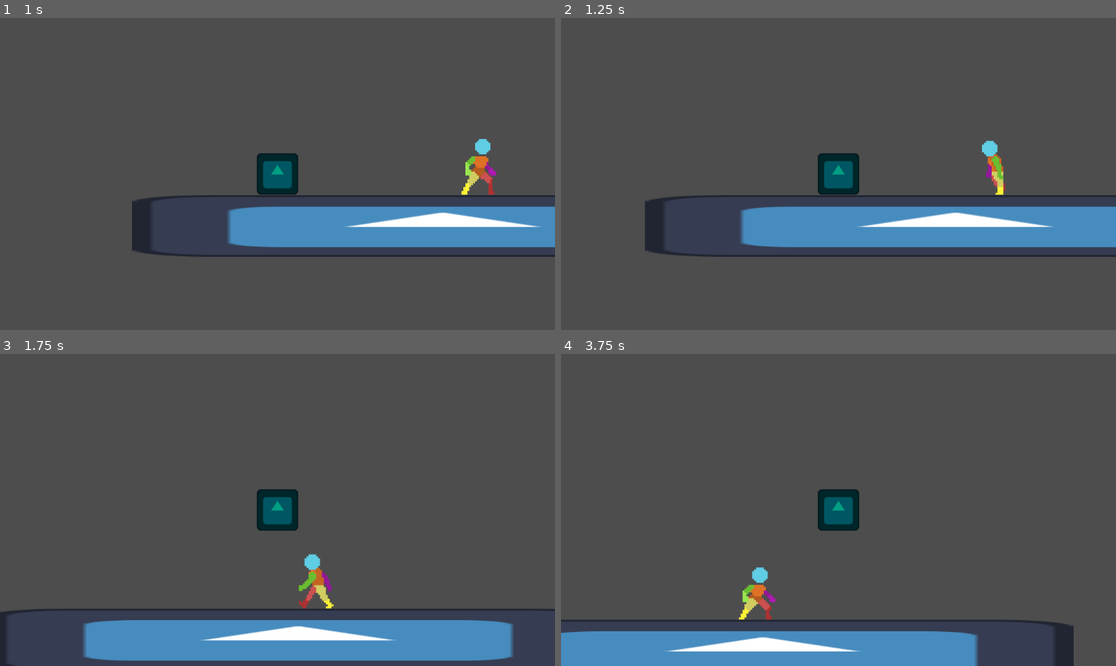
Above: before the commit, frames 1-4 (two rows, left to right).
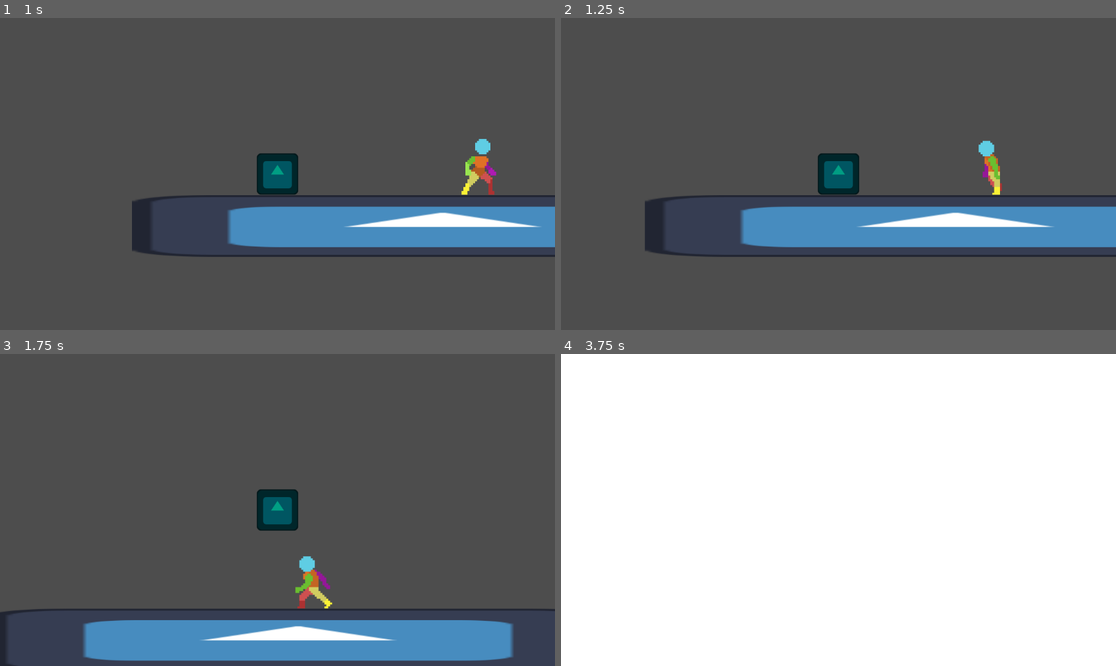
Above: after the commit, the same moments.

Repository: Loafexxx/StashGames-AssasinsAfterlife
Game: Godot game, scene res://Start.tscn
Two runs of this game, one before a commit and one after it. Both use one fixed random seed, a clock stepped at 60 frames per second and the inputs below. The engine's default icon, where the game draws it, is replaced by a stand-in: a white triangle on a blue panel in a dark square.
Inputs (mouse positions are in pixels of both pictures, inside the frame that each line leads up to):
- Up to frame 1 (1 s): tap Enter at 0.5 s; move the mouse to (399, 158) at 0.52 s; hold Right (Right) from 0.53 s (still down); hold Up (Up) from 0.53 s (still down); click (399, 158) at 0.6 s
- Up to frame 2 (1.25 s): keep holding Right (Right); keep holding Up (Up)
- Up to frame 3 (1.75 s): keep holding Right (Right); move the mouse to (166, 525) at 1.27 s; release Up (Up) at 1.28 s; tap Up (Up) at 1.35, 1.52 s; click (166, 525) at 1.55 s
- Up to frame 4 (3.75 s): tap Up (Up) at 1.82, 3.02, 3.32 s; move the mouse to (894, 441) at 2.02 s; release Right (Right) at 2.03 s; hold Left (Left) 2.03-2.78 s; hold Up (Up) 2.03-2.78 s; click (894, 441) at 2.1 s; move the mouse to (810, 572) at 2.77 s; hold Right (Right) from 2.78 s (still down); click (810, 572) at 2.85 s; move the mouse to (1005, 556) at 3.52 s; hold Up (Up) from 3.53 s (still down)

Frame 1 is identical in both runs. In frame 2, 0.4% of the frame differs, in the area x 75-81%, y 39-57%; in frame 3, 0.5%; in frame 4, 99%, in the area x 0-100%, y 0-100%.

Commit message:
iuhygugfy

Diff:
--- /dev/null
+++ b/Arena.tscn
@@ -0,0 +1,40 @@
+[gd_scene load_steps=5 format=3 uid="uid://4vgvx6uhud43"]
+
+[ext_resource type="Texture2D" uid="uid://b50n4eo6anxak" path="res://White.png" id="1_bcb0y"]
+[ext_resource type="Texture2D" uid="uid://bwippo2hflvvs" path="res://icon.svg" id="2_u45fm"]
+[ext_resource type="Script" uid="uid://csi2ftawq1jpw" path="res://ArenaPlayerPovement.gd" id="2_vbyki"]
+
+[sub_resource type="RectangleShape2D" id="RectangleShape2D_vbyki"]
+size = Vector2(151.88907, 210.37119)
+
+[node name="Node2D" type="Node2D"]
+
+[node name="White" type="Sprite2D" parent="."]
+position = Vector2(576, 325.5)
+scale = Vector2(1208, 695)
+texture = ExtResource("1_bcb0y")
+
+[node name="Player" type="Node2D" parent="."]
+position = Vector2(563, 334)
+scale = Vector2(0.75100386, 0.75)
+script = ExtResource("2_vbyki")
+metadata/MovementSpeed = 500.0
+
+[node name="Sprite" type="Sprite2D" parent="Player"]
+texture = ExtResource("2_u45fm")
+
+[node name="Hitbox" type="Area2D" parent="Player" groups=["Sword"]]
+scale = Vector2(1.3315511, 1.3333333)
+
+[node name="CollisionShape2D" type="CollisionShape2D" parent="Player/Hitbox"]
+position = Vector2(166.5, 0)
+scale = Vector2(1.6788566, -1.0417895)
+shape = SubResource("RectangleShape2D_vbyki")
+
+[node name="Shape" type="Sprite2D" parent="Player/Hitbox"]
+modulate = Color(0.91448474, 0, 0.5353122, 1)
+position = Vector2(155, 1.9073486e-06)
+scale = Vector2(130.22714, 101.37339)
+texture = ExtResource("1_bcb0y")
+
+[node name="Enemy" type="Node2D" parent="."]
--- /dev/null
+++ b/ArenaPlayerPovement.gd
@@ -0,0 +1,53 @@
+extends Node2D
+
+@onready var player = $"."
+@onready var SwordHitbox = $Hitbox
+
+var waiting = 0
+var clock = false;
+var direction = 1;
+
+func _ready() -> void:
+	pass
+
+# Called every frame. 'delta' is the elapsed time since the previous frame.
+func _process(delta: float) -> void:
+	if clock:
+		waiting += 1 * delta
+
+	if Input.is_action_pressed("Down"):
+		position.y += get_meta("MovementSpeed") * delta
+		direction = 2
+
+	if Input.is_action_pressed("Up"):
+		position.y -= get_meta("MovementSpeed") * delta
+		direction = 4
+
+	if Input.is_action_pressed("Left"):
+		position.x -= get_meta("MovementSpeed") * delta
+		direction = 3
+
+	if Input.is_action_pressed("Right"):
+		position.x += get_meta("MovementSpeed") * delta
+		direction = 1
+
+
+	if Input.is_action_just_pressed("Attack"):
+		clock = true
+		SwordHitbox.position.x = 0
+		if direction == 1:
+			player.global_rotation_degrees = 0
+		else:
+			if direction == 2:
+				player.global_rotation_degrees = 90
+			else:
+				if direction == 3:
+					player.global_rotation_degrees = 180
+				else:
+					if direction == 4:
+						player.global_rotation_degrees = 270
+
+	if waiting > 0.25:
+		SwordHitbox.position.x = 200000
+		waiting = 0
+		clock = false
--- a/EnemyTPToArena.gd
+++ b/EnemyTPToArena.gd
@@ -14,4 +14,4 @@
 
 func _on_hurtbox_body_entered(body: Node2D) -> void:
 	if body.is_in_group("Player"):
-		print("TELEPORT")
+		get_tree().change_scene_to_file("res://Arena.tscn")
--- a/Start.tscn
+++ b/Start.tscn
@@ -118,7 +118,7 @@
 }]
 
 [sub_resource type="RectangleShape2D" id="RectangleShape2D_mgjkx"]
-size = Vector2(181, 159)
+size = Vector2(131.5, 132.5)
 
 [node name="Node2D" type="Node2D"]
 
@@ -193,7 +193,7 @@
 metadata/MoveX = true
 
 [node name="CollisionShape2D" type="CollisionShape2D" parent="Enemys/Boss-Empty/RigidBody2D/Range"]
-position = Vector2(0, -162)
+position = Vector2(-34, -53)
 shape = SubResource("RectangleShape2D_xhal0")
 
 [node name="AnimatedSprite2D" type="AnimatedSprite2D" parent="Enemys/Boss-Empty/RigidBody2D"]
@@ -208,7 +208,7 @@
 metadata/MoveX = true
 
 [node name="CollisionShape2D" type="CollisionShape2D" parent="Enemys/Boss-Empty/RigidBody2D/Hurtbox"]
-position = Vector2(-1.5, -14.5)
+position = Vector2(0.25, 0.75)
 shape = SubResource("RectangleShape2D_mgjkx")
 
 [connection signal="body_entered" from="Player/CharacterBody2D/Hitbox" to="Player/CharacterBody2D" method="_on_hitbox_body_entered"]
--- a/project.godot
+++ b/project.godot
@@ -12,7 +12,7 @@
 
 config/name="AssasinsAfterlife"
 run/main_scene="uid://cf3vns6bhjhqo"
-config/features=PackedStringArray("4.4", "Forward Plus")
+config/features=PackedStringArray("4.5", "Forward Plus")
 config/icon="res://icon.svg"
 
 [input]
@@ -37,8 +37,13 @@
 }
 Down={
 "deadzone": 0.2,
-"events": [Object(InputEventKey,"resource_local_to_scene":fa …(140 unchanged characters)… d":false,"keycode":0,"physical_keycode":67,"key_label":0,"unicode":99,"location":0,"echo":false,"script":null)
-, Object(InputEventKey,"resource_local_to_scene":false,"reso …(131 unchanged characters)… d":false,"keycode":0,"physical_keycode":4194322,"key_label":0,"unicode":0,"location":0,"echo":false,"script":null)
+"events": [Object(InputEventKey,"resource_local_to_scene":fa …(140 unchanged characters)… d":false,"keycode":0,"physical_keycode":4194322,"key_label":0,"unicode":0,"location":0,"echo":false,"script":null)
+, Object(InputEventKey,"resource_local_to_scene":false,"reso …(131 unchanged characters)… d":false,"keycode":0,"physical_keycode":83,"key_label":0,"unicode":115,"location":0,"echo":false,"script":null)
+]
+}
+Attack={
+"deadzone": 0.2,
+"events": [Object(InputEventMouseButton,"resource_local_to_scene":false,"resource_name":"","device":-1,"window_id":0,"alt_pressed":false,"shift_pressed":false,"ctrl_pressed":false,"meta_pressed":false,"button_mask":1,"position":Vector2(67, 17),"global_position":Vector2(76, 65),"factor":1.0,"button_index":1,"canceled":false,"pressed":true,"double_click":false,"script":null)
 ]
 }
 
Not shown, added: ArenaPlayerPovement.gd.uid
Binary file added: White.png
Not shown, added: White.png.import
